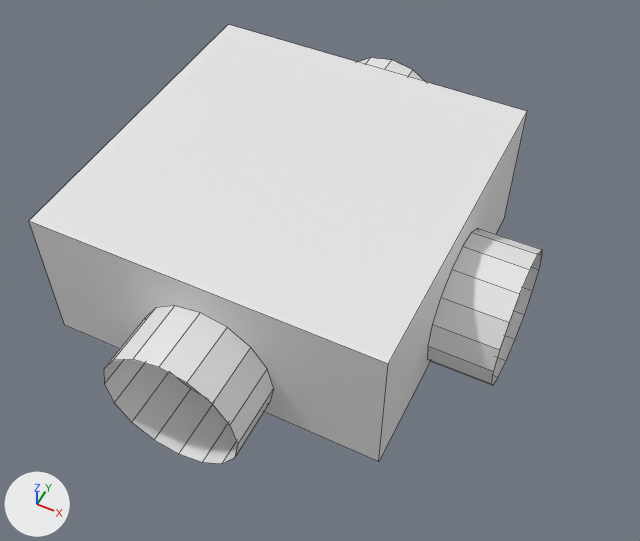
Renders of the OBJ model src/main/resources/assets/renewables/models/mv_conductor_run/tee.obj from each side of a commit.
Both versions are drawn from a 50 mm camera at (0.71, -0.881, 0.483) aimed at (0.53, -0.521, 0.033). Lighting does not change. The marker at lower left points along +X, +Y and +Z. The picture after the commit comes second. Mesh edges are drawn as thin lines. Where no turn or scale is listed for an object, it has been applied to the vertices.

Script lines for the objects in view, before the commit:
```python
me_clamp = bpy.data.meshes.new('clamp')
me_clamp.from_pydata(...)  # 104 vertices, 54 faces; spans x 0.381..0.663, y -0.663..-0.338, z -0.015..0.102
me_clamp.materials.append(mat_fitting)  # its picture is missing
ob_clamp = bpy.data.objects.new('clamp', me_clamp)
ob_clamp.location = (0.0, 0.0, 0.0)
```
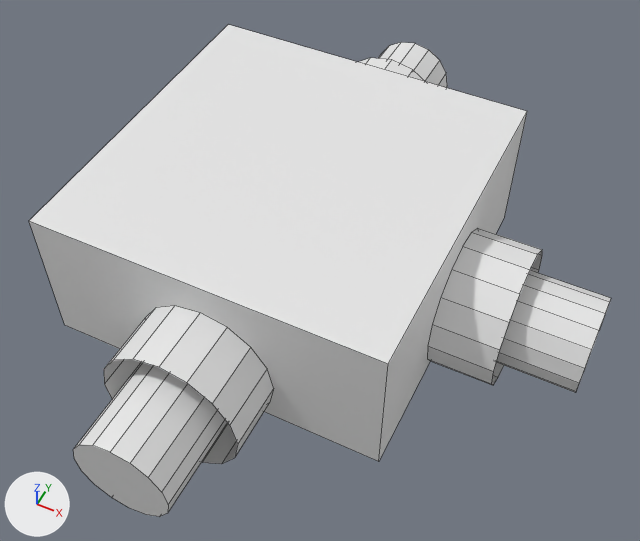
Changed parts and their boxes (x1, y1, x2, y2) in the pictures (640 x 541 px):
'conductor', added: after (73, 42, 611, 517)

What the commit changed:
Material 'conductor' (mat_conductor) is new.
Its base color is (0.8, 0.8, 0.8) (white #e7e7e7).
Mesh me_conductor is new.
It consists of a 16-sided cylinder along y spanning x 0.468..0.532, y -0.419..-0.288, z 0.0..0.064; a 16-sided cylinder along x spanning x 0.581..0.712, y -0.532..-0.468, z 0.0..0.064; a 16-sided cylinder along y spanning x 0.468..0.532, y -0.712..-0.581, z 0.0..0.064.
It uses material mat_conductor (its picture is missing).
Object 'conductor' (ob_conductor) is new; it shows me_conductor.
Its location is (0.0, 0.0, 0.0).
